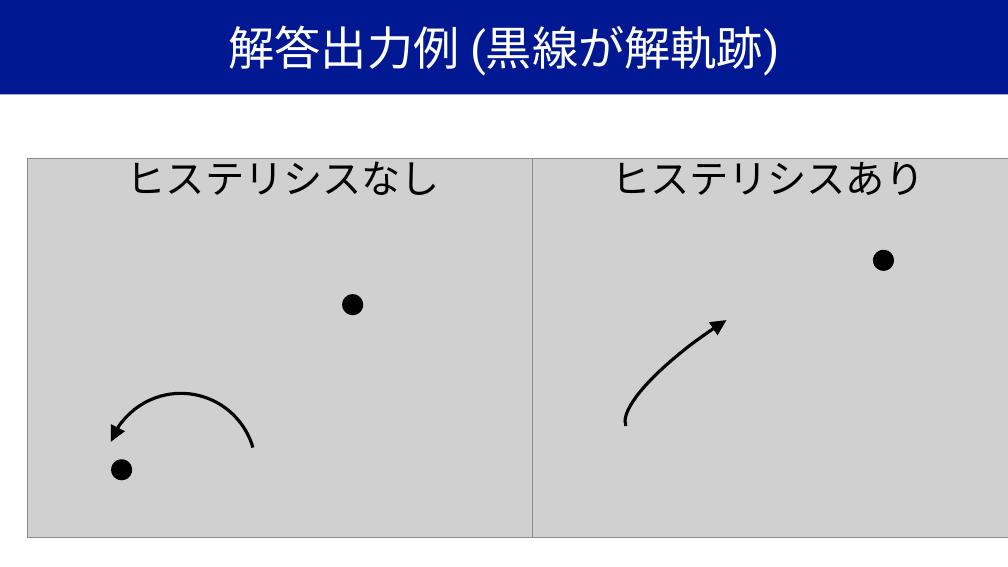
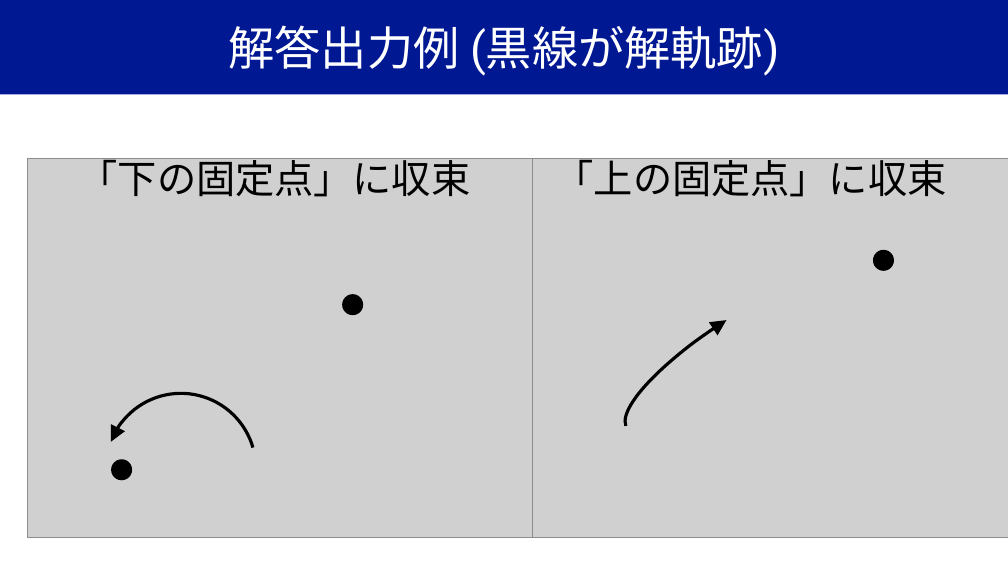
Before and after one commit to YugiLab/Lectures, a slide deck: slide 38 of DS2_2026/Day2/yugi_lecture2_bistability.pptx. Drawn at 1008x567 pixels with LibreOffice and Linux fonts; fonts in the diff are those of the drawing; grey boxes stand for pictures. Boxes give left, top, right and bottom in pixels: in the first picture for what was removed or moved away, otherwise in the second. Text is boxed around its words. In the diff, an @@ line names an element or a change of style, - is before the commit and + after.

```diff
--- a/DS2_2026/Day2/yugi_lecture2_bistability.pptx
+++ b/DS2_2026/Day2/yugi_lecture2_bistability.pptx
@@ text at box(79, 153, 471, 197): text changed @@
-ヒステリシスなし
+「下の固定点」に収束
@@ text at box(555, 153, 947, 197): text changed @@
-ヒステリシスあり
+「上の固定点」に収束
```
Also in this commit, not shown: 3 other slides changed, 1 other file.
